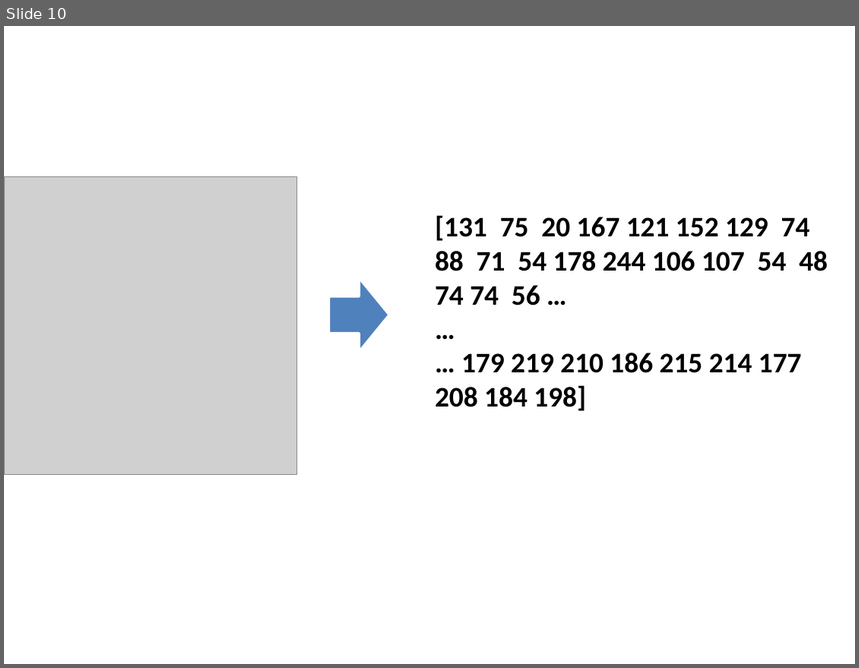
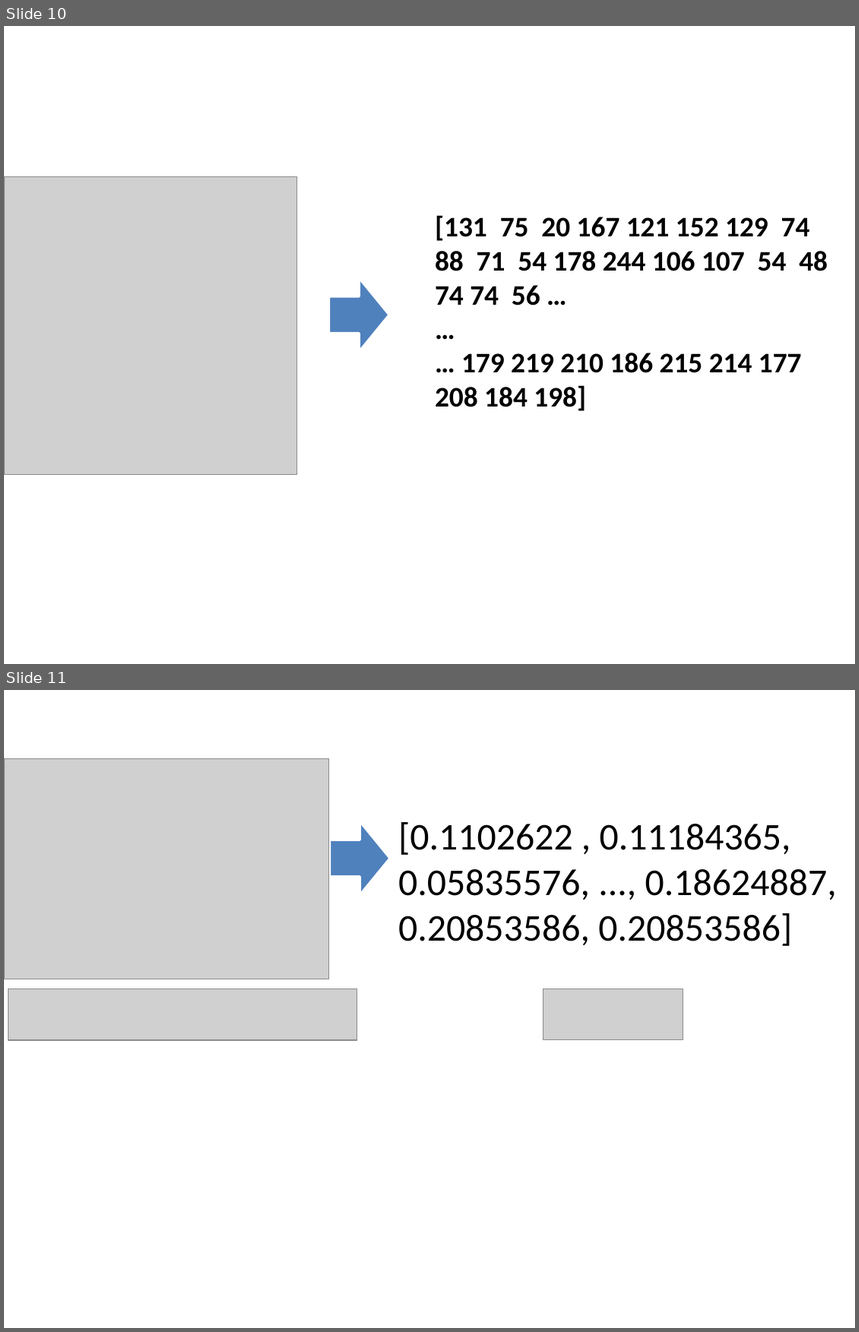
Before and after one commit to 1259975740/Machine_Learning, a slide deck: chapter06/图片/pic.pptx. Shown one above the other, each under a label of ours: slide 10 before the commit, slides 10 and 11 after it. The pictures are 859x668 and 859x1332 pixels, drawn with LibreOffice and Linux fonts; fonts in the diff are those of the drawing; grey boxes stand for pictures. Boxes give left, top, right and bottom in pixels: in the first picture for what was removed or moved away, otherwise in the second. Text is boxed around its words. In the diff, an @@ line names an element or a change of style, - is before the commit and + after.

```diff
--- a/chapter06/图片/pic.pptx
+++ b/chapter06/图片/pic.pptx
@@ slide 11 added at (4, 690, 855, 1328), background #CCE8CF @@
@@ picture added at (4, 759, 329, 980) @@
@@ right arrow added at (330, 822, 390, 896), fill #4F81BD, outline #CCE8CF 2 pt @@
@@ text added at (398, 822, 837, 946), 32 pt, text #000000 @@
+[0.1102622 , 0.11184365, 0.05835576, ..., 0.18624887, 0.20853586, 0.20853586]
@@ picture added at (9, 989, 357, 1040) @@
@@ picture added at (544, 989, 683, 1040) @@
```
Also in this commit, not shown: 23 other files.
